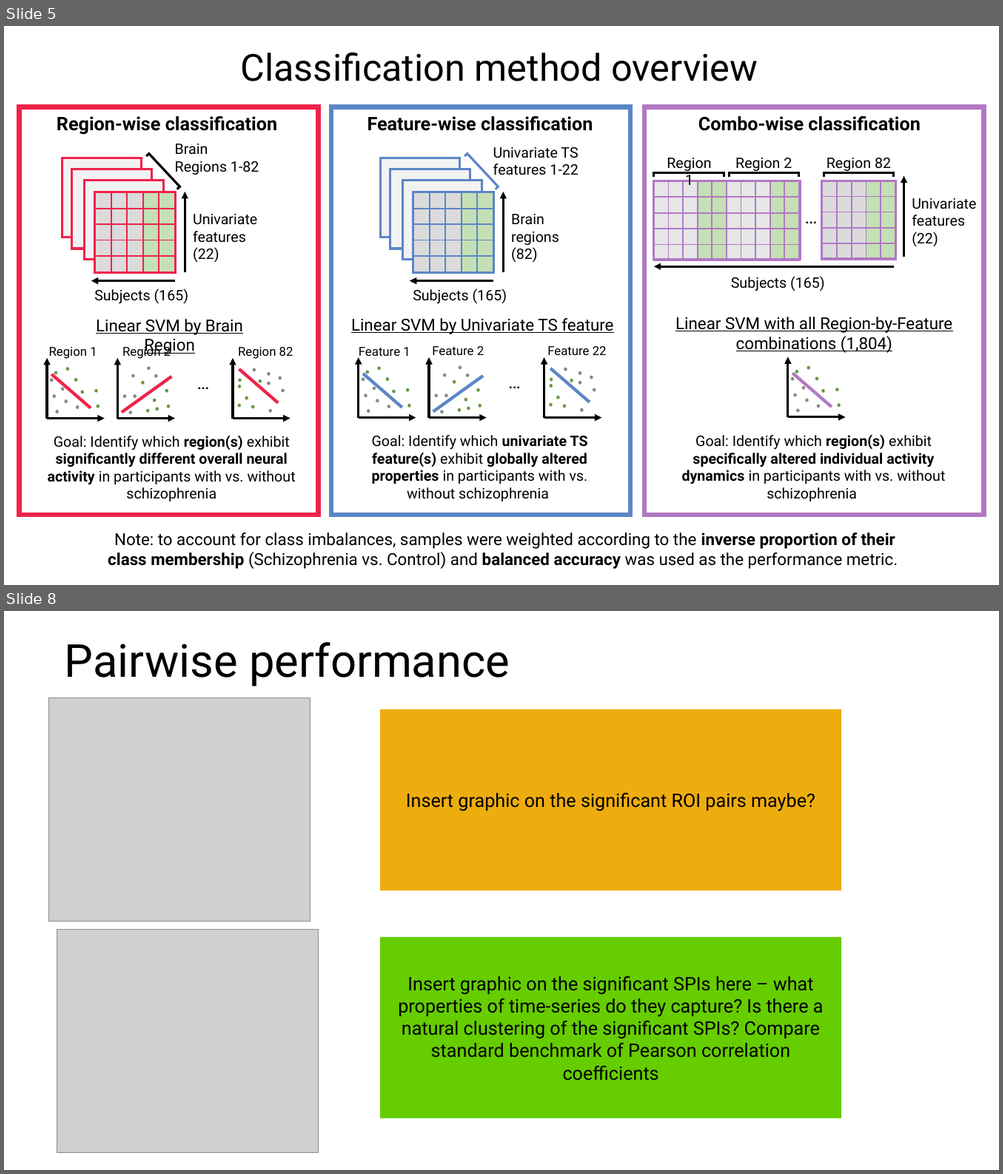
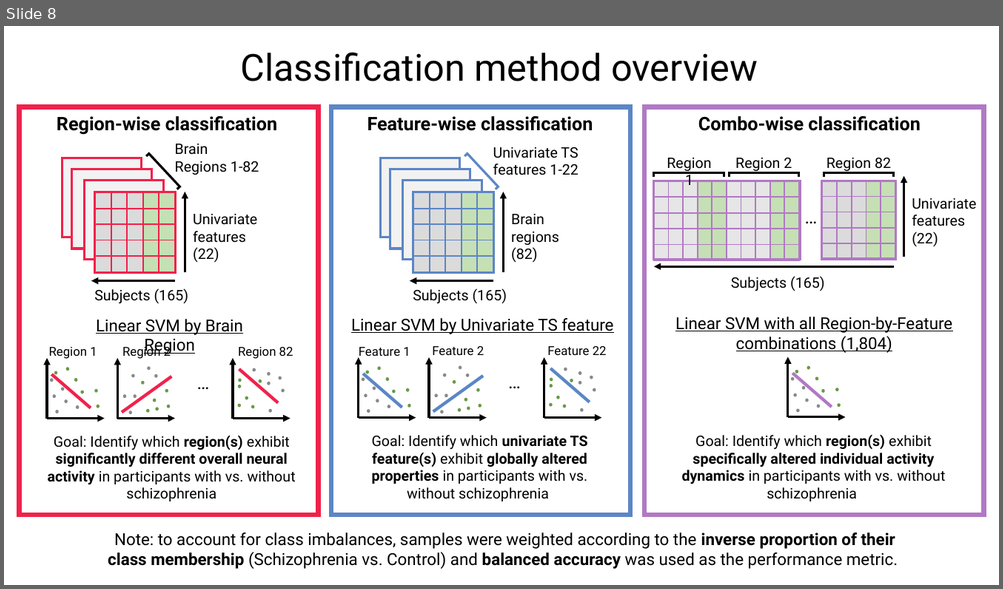
Before and after one commit to anniegbryant/CNS_2022, a slide deck: schizophrenia_classification_workshop/Workshop_Talk.pptx. Shown one above the other, each under a label of ours: slides 5 and 8 before the commit, slide 8 after it; the slides between them are not shown. The pictures are 1003x1174 and 1003x589 pixels, drawn with LibreOffice and Linux fonts; fonts in the diff are those of the drawing; grey boxes stand for pictures. Boxes give left, top, right and bottom in pixels: in the first picture for what was removed or moved away, otherwise in the second. Text is boxed around its words. In the diff, an @@ line names an element or a change of style, - is before the commit and + after.

```diff
--- a/schizophrenia_classification_workshop/Workshop_Talk.pptx
+++ b/schizophrenia_classification_workshop/Workshop_Talk.pptx
@@ slide 8 removed at (x1=4, y1=611, x2=999, y2=1170), background #FFFFFF @@
@@ title removed at (x1=65, y1=642, x2=509, y2=686) @@
-Pairwise performance
@@ picture removed at (x1=48, y1=698, x2=310, y2=922) @@
@@ rectangle removed at (x1=380, y1=709, x2=841, y2=891) @@
-Insert graphic on the significant ROI pairs maybe?
@@ picture removed at (x1=57, y1=930, x2=318, y2=1153) @@
@@ rectangle removed at (x1=380, y1=938, x2=841, y2=1119) @@
-Insert graphic on the significant SPIs here – what properties of time-series do they capture? Is there a natural clustering of the significant SPIs? Compare standard benchmark of Pearson correlation coefficients
@@ what was slide 5 is now slide 8 @@
```
Also in this commit, not shown: 5 slides changed, 12 slides added, 3 other slides removed, 3 other files.
